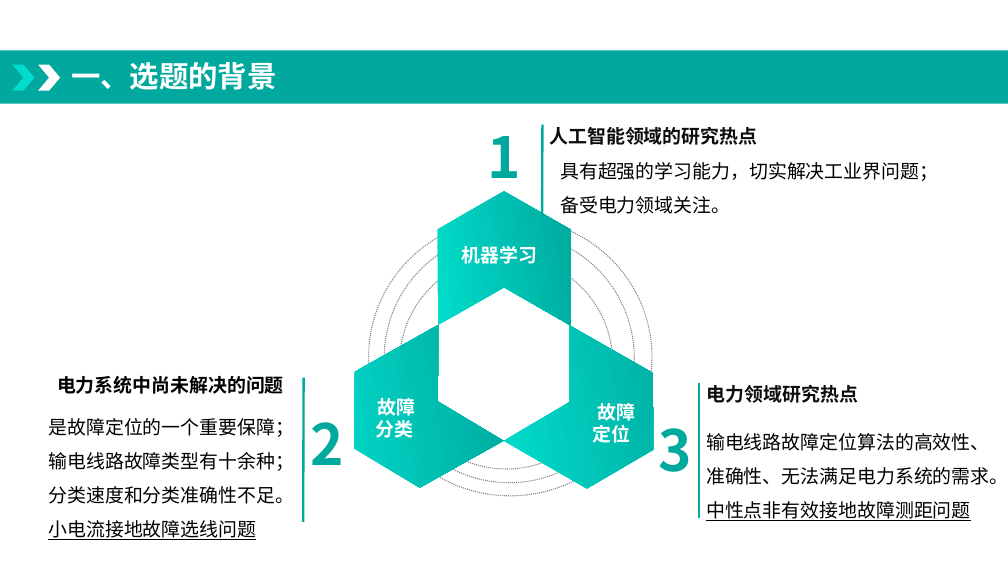
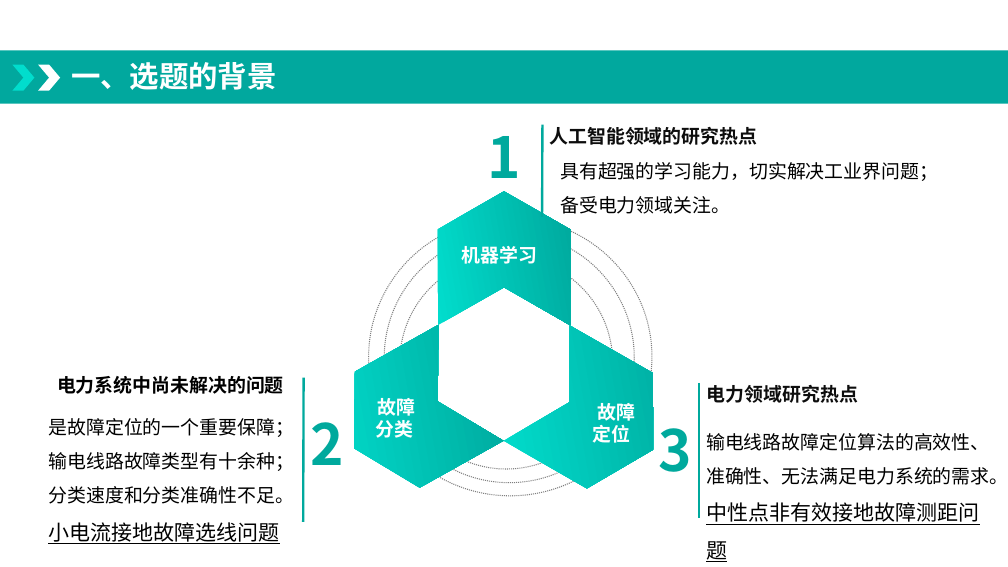
Before and after one commit to minda163/paper, a slide deck: slide 3 of 开题/我要学习-开题1.pptx. Drawn at 1008x567 pixels with LibreOffice and Linux fonts; fonts in the diff are those of the drawing; background and template pictures are left out. Boxes give left, top, right and bottom in pixels: in the first picture for what was removed or moved away, otherwise in the second. Text is boxed around its words. In the diff, an @@ line names an element or a change of style, - is before the commit and + after.

```diff
--- a/开题/我要学习-开题1.pptx
+++ b/开题/我要学习-开题1.pptx
@@ text at [706, 502, 979, 525]: size 18 to 20 pt in "中性点非有效接地故障测距问题" @@
@@ text at [48, 522, 279, 544]: size 18 to 20 pt in "小电流接地故障选线问题" @@
```
Also in this commit, not shown: 6 other slides changed, 1 slide removed, 1 other file.
